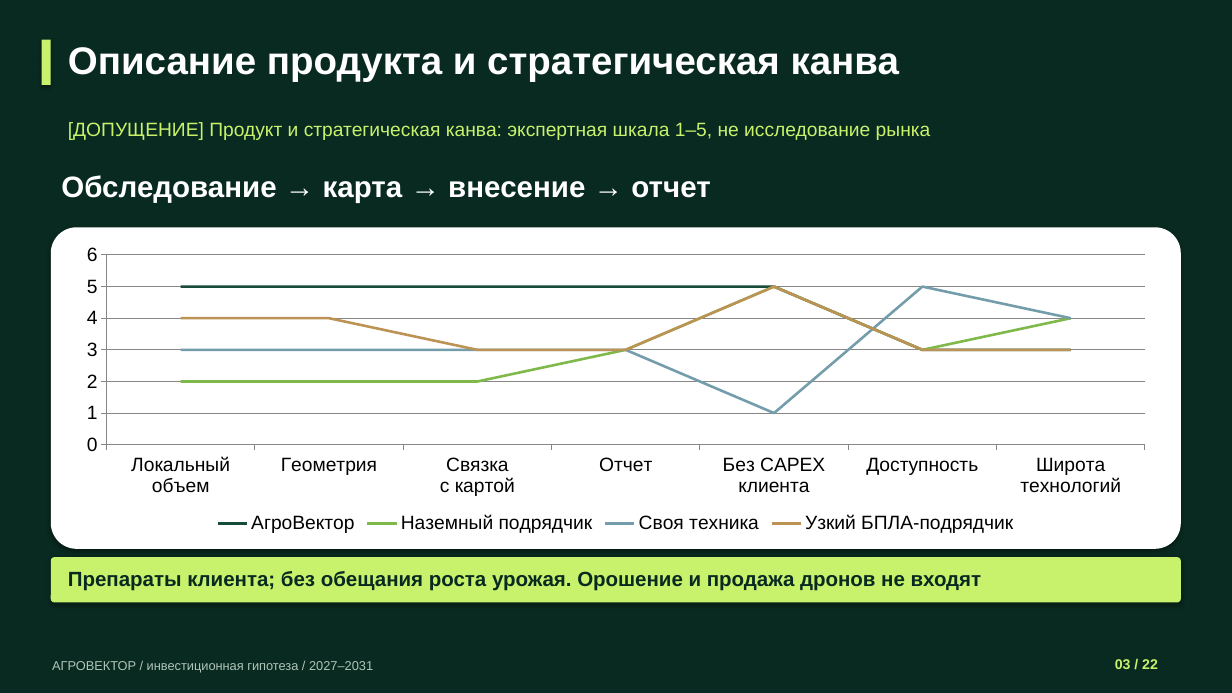
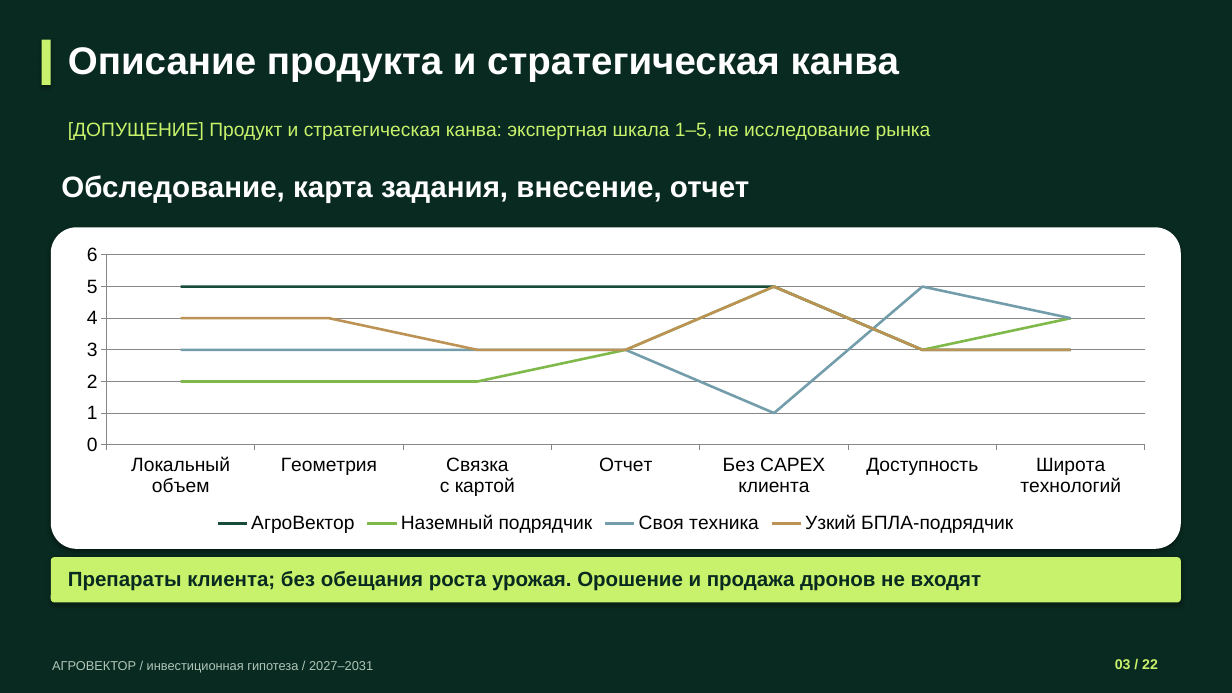
Before and after one commit to lalka1231/spareforge-business-plan, a slide deck: slide 3 of presentations/AGROVECTOR_22_SLIDES.pptx. Drawn at 1232x693 pixels with LibreOffice and Linux fonts; fonts in the diff are those of the drawing. Boxes give left, top, right and bottom in pixels: in the first picture for what was removed or moved away, otherwise in the second. Text is boxed around its words. In the diff, an @@ line names an element or a change of style, - is before the commit and + after.

Commit message:
Polish AgroVector pitch slides 2 to 4

```diff
--- a/presentations/AGROVECTOR_22_SLIDES.pptx
+++ b/presentations/AGROVECTOR_22_SLIDES.pptx
@@ text at <box>61,175,749,203</box>: text changed @@
-Обследование → карта → внесение → отчет
+Обследование, карта задания, внесение, отчет
```
Also in this commit, not shown: 2 other files.
